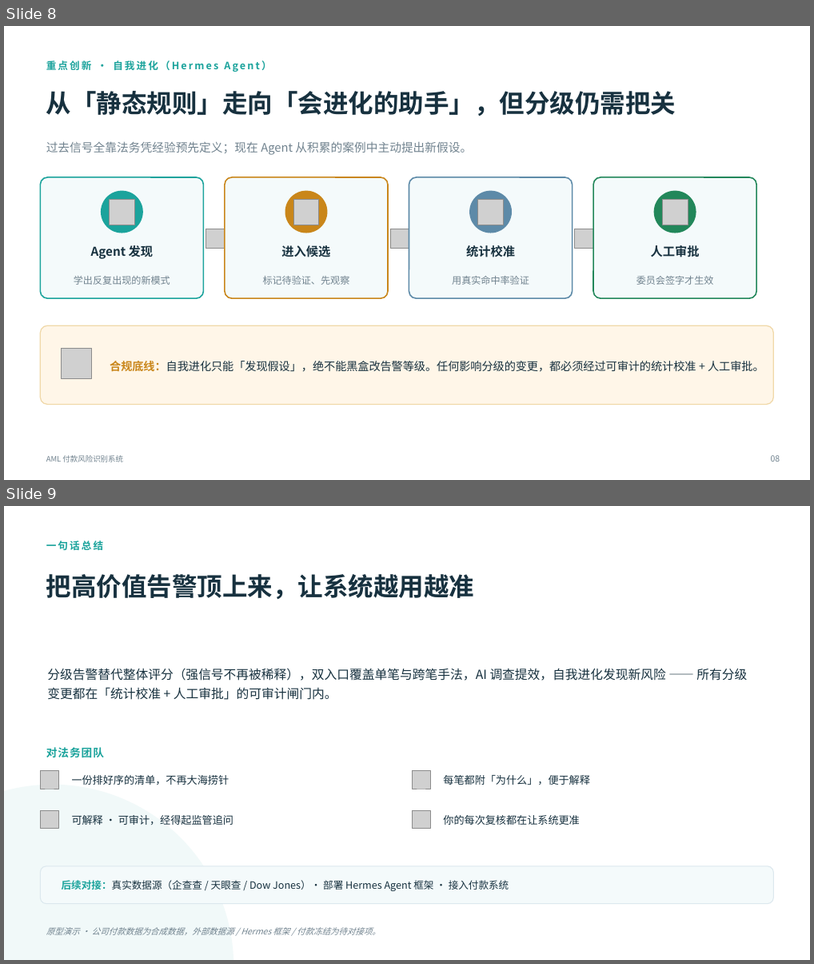
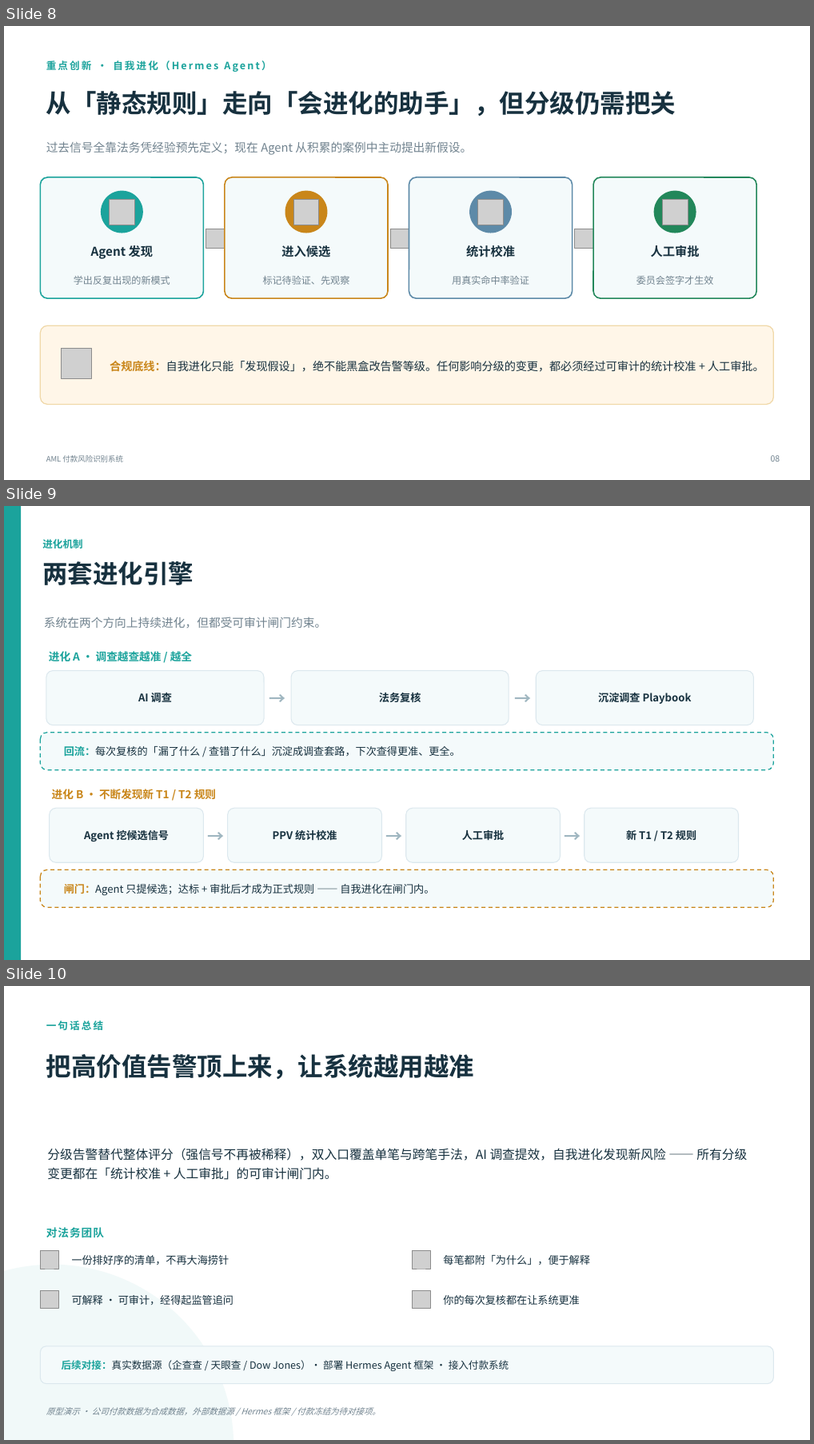
Before and after one commit to strangeromo-cloud/aml-backend, a slide deck: ppt/AML-System-Walkthrough-Legal-CN-0604-v2.pptx. Shown one above the other, each under a label of ours: slides 8 and 9 before the commit, slides 8, 9 and 10 after it. The pictures are 814x964 and 814x1444 pixels, drawn with LibreOffice and Linux fonts; fonts in the diff are those of the drawing; grey boxes stand for pictures. Boxes give left, top, right and bottom in pixels: in the first picture for what was removed or moved away, otherwise in the second. Text is boxed around its words. In the diff, an @@ line names an element or a change of style, - is before the commit and + after.

```diff
--- a/ppt/AML-System-Walkthrough-Legal-CN-0604-v2.pptx
+++ b/ppt/AML-System-Walkthrough-Legal-CN-0604-v2.pptx
@@ slide 9 added at (4, 506, 810, 960), background #FFFFFF @@
@@ rectangle added at (4, 506, 21, 960), fill #1BA39C @@
@@ text added at (42, 539, 82, 548), 12 pt, text #1BA39C, bold @@
+进化机制
@@ text added at (42, 561, 194, 585), 30 pt, text #17313F, bold @@
+两套进化引擎
@@ text added at (44, 616, 326, 628), 14 pt, text #71838F @@
+系统在两个方向上持续进化，但都受可审计闸门约束。
@@ rounded rectangle added at (46, 671, 264, 725), fill #F4FAFB, outline #DCE8EE 1 pt @@
@@ text added at (49, 650, 192, 664), 13 pt, text #1BA39C, bold @@
+进化 A · 调查越查越准 / 越全
@@ rounded rectangle added at (291, 671, 509, 725), fill #F4FAFB, outline #DCE8EE 1 pt @@
@@ rounded rectangle added at (536, 671, 754, 725), fill #F4FAFB, outline #DCE8EE 1 pt @@
@@ text added at (138, 692, 172, 702), 12.5 pt, text #17313F, bold @@
+AI 调查
@@ text added at (266, 684, 290, 711), 20 pt, text #9FB6C0, bold @@
+→
@@ text added at (379, 692, 421, 702), 12.5 pt, text #17313F, bold @@
+法务复核
@@ text added at (510, 684, 536, 711), 20 pt, text #9FB6C0, bold @@
+→
@@ text added at (598, 692, 692, 704), 12.5 pt, text #17313F, bold @@
+沉淀调查 Playbook
@@ rounded rectangle added at (40, 732, 774, 770), fill #F4FAFB, outline #1BA39C 1.2 pt dashed @@
@@ text added at (64, 746, 461, 756), 12.5 pt, text #17313F @@
+回流：每次复核的「漏了什么 / 查错了什么」沉淀成调查套路，下次查得更准、更全。
@@ text added at (52, 787, 216, 801), 13 pt, text #C9861A, bold @@
+进化 B · 不断发现新 T1 / T2 规则
@@ rounded rectangle added at (50, 808, 204, 862), fill #F4FAFB, outline #DCE8EE 1 pt @@
@@ rounded rectangle added at (228, 808, 382, 862), fill #F4FAFB, outline #DCE8EE 1 pt @@
@@ rounded rectangle added at (406, 808, 561, 862), fill #F4FAFB, outline #DCE8EE 1 pt @@
@@ rounded rectangle added at (585, 808, 739, 862), fill #F4FAFB, outline #DCE8EE 1 pt @@
@@ text added at (84, 830, 170, 841), 12.5 pt, text #17313F, bold @@
+Agent 挖候选信号
@@ text added at (204, 822, 229, 848), 20 pt, text #9FB6C0, bold @@
+→
@@ text added at (273, 830, 337, 840), 12.5 pt, text #17313F, bold @@
+PPV 统计校准
@@ text added at (382, 822, 407, 848), 20 pt, text #9FB6C0, bold @@
+→
@@ text added at (462, 830, 504, 840), 12.5 pt, text #17313F, bold @@
+人工审批
@@ text added at (561, 822, 586, 848), 20 pt, text #9FB6C0, bold @@
+→
@@ text added at (626, 830, 697, 840), 12.5 pt, text #17313F, bold @@
+新 T1 / T2 规则
@@ rounded rectangle added at (40, 869, 774, 907), fill #F4FAFB, outline #C9861A 1.2 pt dashed @@
@@ text added at (64, 884, 434, 896), 12.5 pt, text #17313F @@
+闸门：Agent 只提候选；达标 + 审批后才成为正式规则 —— 自我进化在闸门内。
@@ what was slide 9 is now slide 10 @@
```
Also in this commit, not shown: 2 other files.
